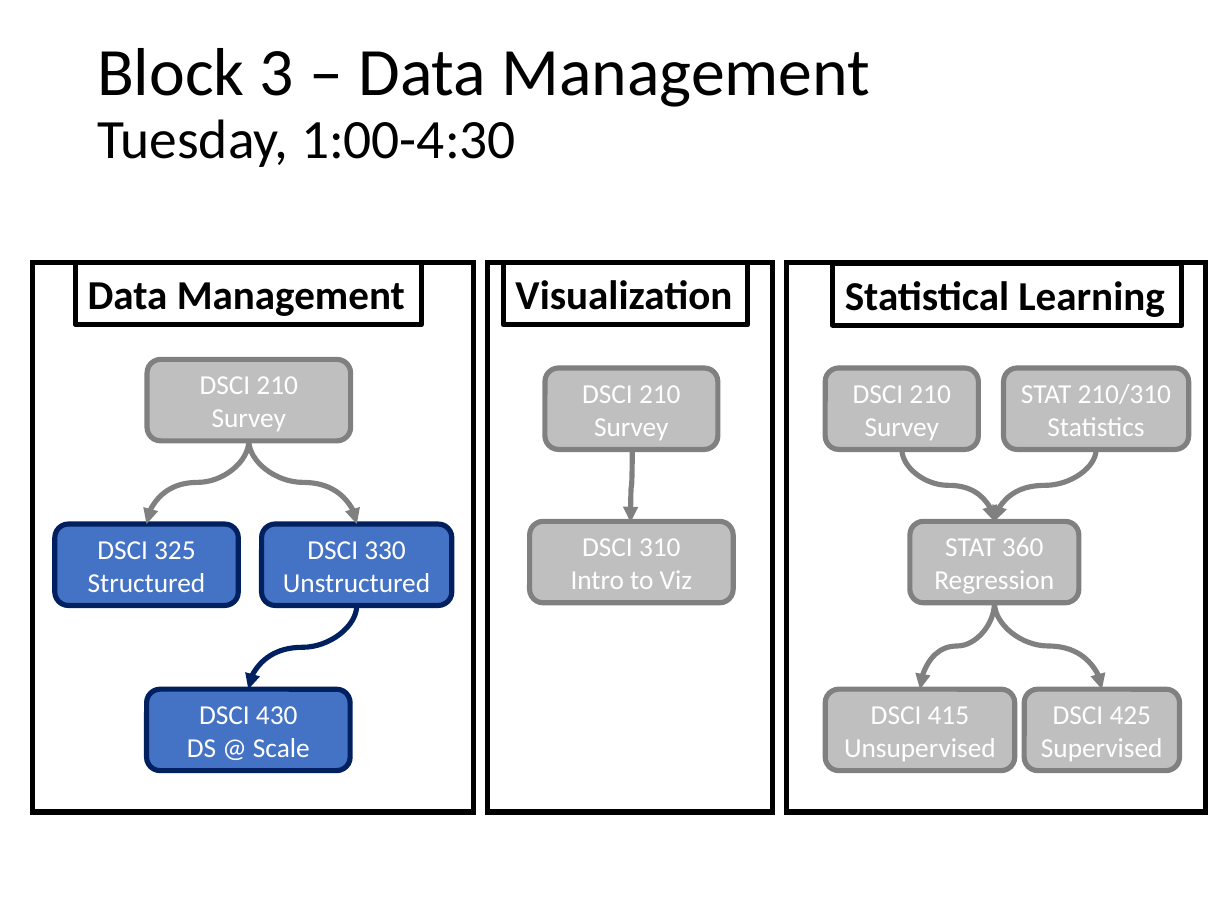
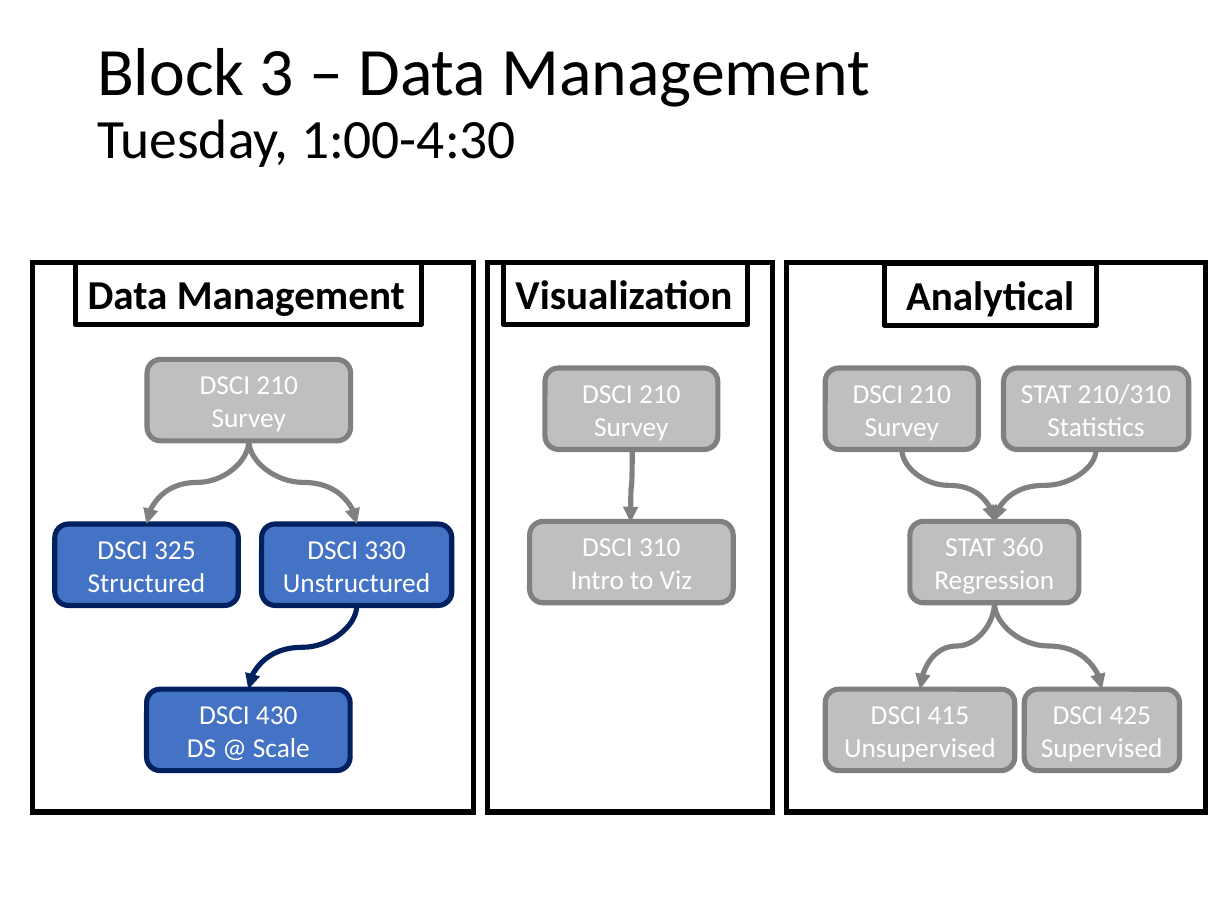
Before and after one commit to WSU-DataScience/USCOTS19_workshop, a slide deck: slide 8 of DSCI_at_WSU.pptx (slide 6 before the commit). Drawn at 1232x924 pixels with LibreOffice and Linux fonts; fonts in the diff are those of the drawing. Boxes give left, top, right and bottom in pixels: in the first picture for what was removed or moved away, otherwise in the second. Text is boxed around its words. In the diff, an @@ line names an element or a change of style, - is before the commit and + after.

```diff
--- a/DSCI_at_WSU.pptx
+++ b/DSCI_at_WSU.pptx
@@ rectangle removed at (833,262,1181,324) @@
-Statistical Learning
@@ rectangle added at (885,262,1096,324), outline #000000 3 pt, 24 pt, text #000000, bold @@
+Analytical
```
Also in this commit, not shown: 4 other slides changed, 3 slides added, 1 slide removed.
